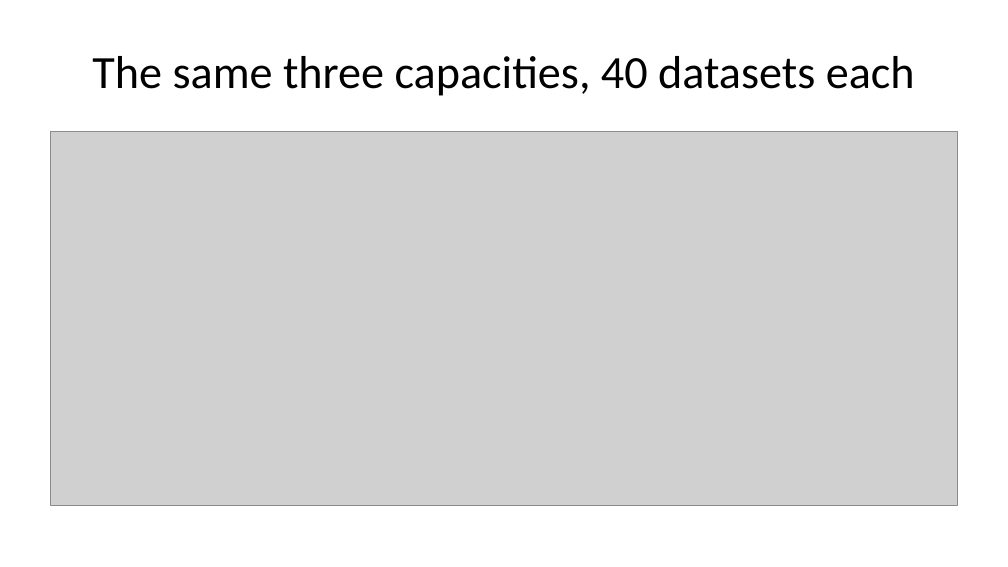
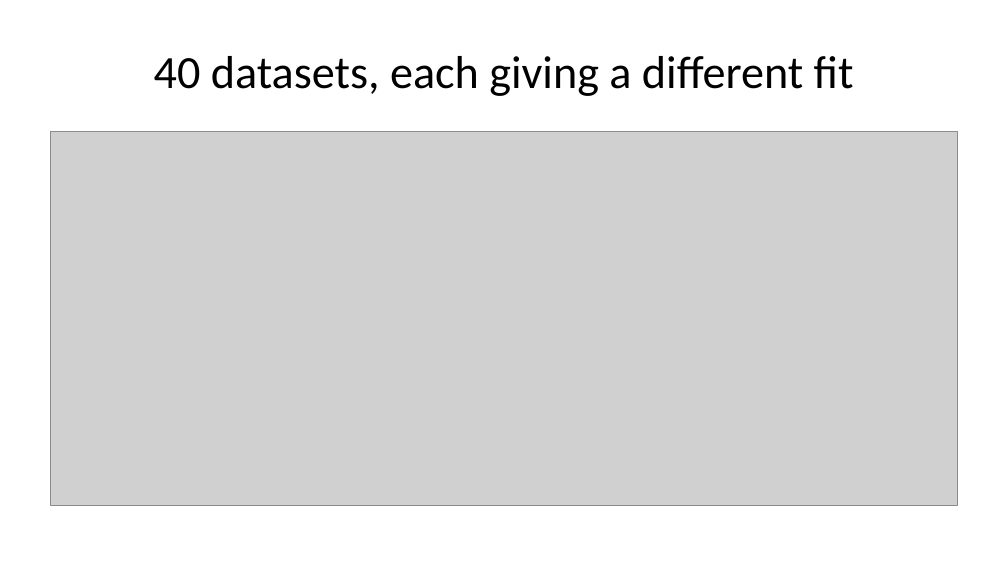
Before and after one commit to pauldubois98/AdcancedTopicsDataScience2026, a slide deck: slide 13 of Course03/slides.pptx. Drawn at 1008x567 pixels with LibreOffice and Linux fonts; fonts in the diff are those of the drawing; grey boxes stand for pictures. Boxes give left, top, right and bottom in pixels: in the first picture for what was removed or moved away, otherwise in the second. Text is boxed around its words. In the diff, an @@ line names an element or a change of style, - is before the commit and + after.

```diff
--- a/Course03/slides.pptx
+++ b/Course03/slides.pptx
@@ title at [154, 56, 854, 96]: text changed @@
-The same three capacities, 40 datasets each
+40 datasets, each giving a different fit
```
Also in this commit, not shown: 26 other slides changed, 28 slides added, 15 slides removed, 1 other file.
